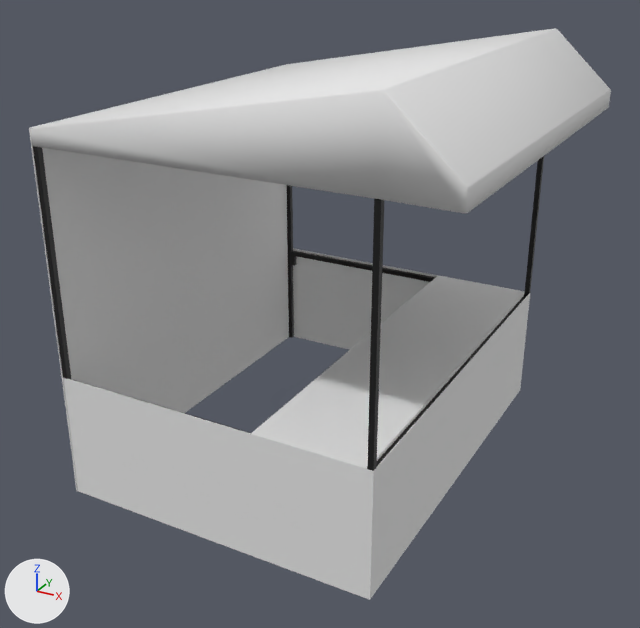
Before and after pictures for a commit that changed the OBJ model Application/Models/minigame_Stall.obj.
Camera for both pictures: a camera (50 mm lens) standing at (7.25, -15.33, 10.69) and looking at (-0.83, -0.65, 3.35). The lights are fixed; the arrows at lower left show +X, +Y and +Z. Where no turn or scale is listed for an object, it has been applied to the vertices.

Before the edit, the objects in view are built like this:
```python
mat_black_metal = principled_material('black_metal')
mat_black_metal.base_color = (0.0204, 0.0204, 0.0204)  # black #272727
mat_black_metal.metallic = 0.5
me_banner = bpy.data.meshes.new('banner')
me_banner.from_pydata(...)  # 312 vertices, 274 faces; spans x -4.52..3.44, y -4.34..4.34, z 0.0..8.68
# faces by material slot: [70, 198, 6]
me_banner.materials.append(mat_blue_strip)  # its picture is missing
me_banner.materials.append(mat_black_metal)  # black #272727
me_banner.materials.append(mat_wood)  # white #e7e7e7
ob_banner = bpy.data.objects.new('banner', me_banner)
ob_banner.location = (0.0, 0.0, 0.0)
```
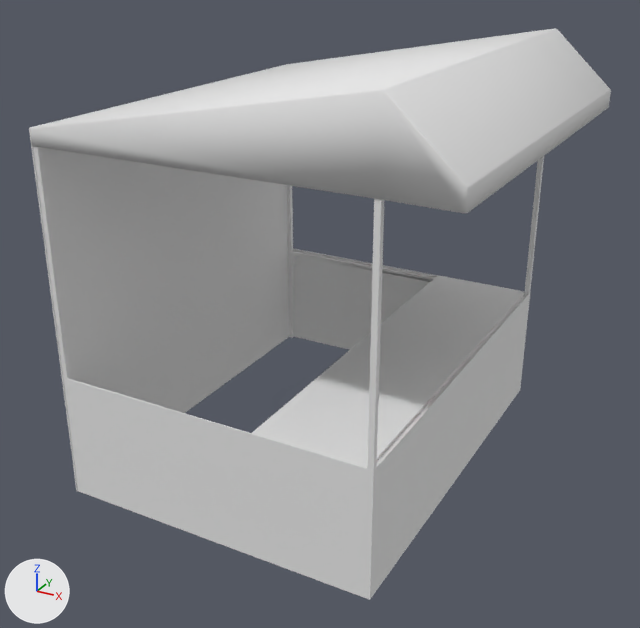
The newer file is also turned or shifted as a whole; pictures and numbers use the older file's frame.

Boxes (x1, y1, x2, y2) around the edits, measured in the pictures (640 x 628 px):
'banner', recoloured (black to white)
    both: (29, 127, 546, 474)

Edits to the bpy script that builds the scene:
```text
Change mat_black_metal:
    mat_black_metal.base_color: (0.0204, 0.0204, 0.0204) -> (0.8, 0.8, 0.8)  # black #272727 -> white #e7e7e7
```
